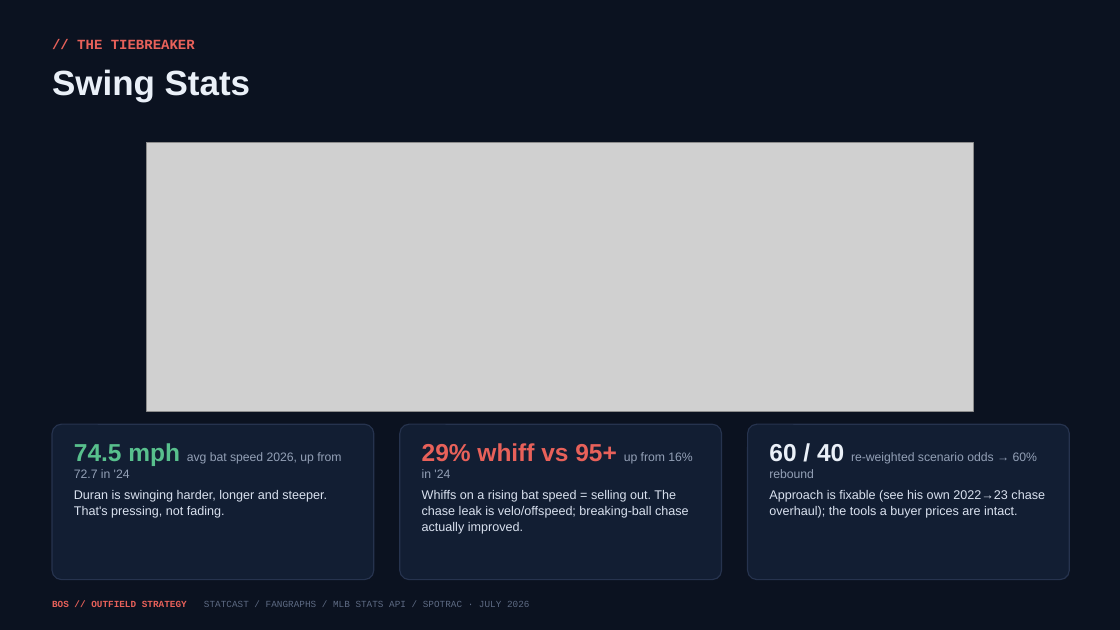
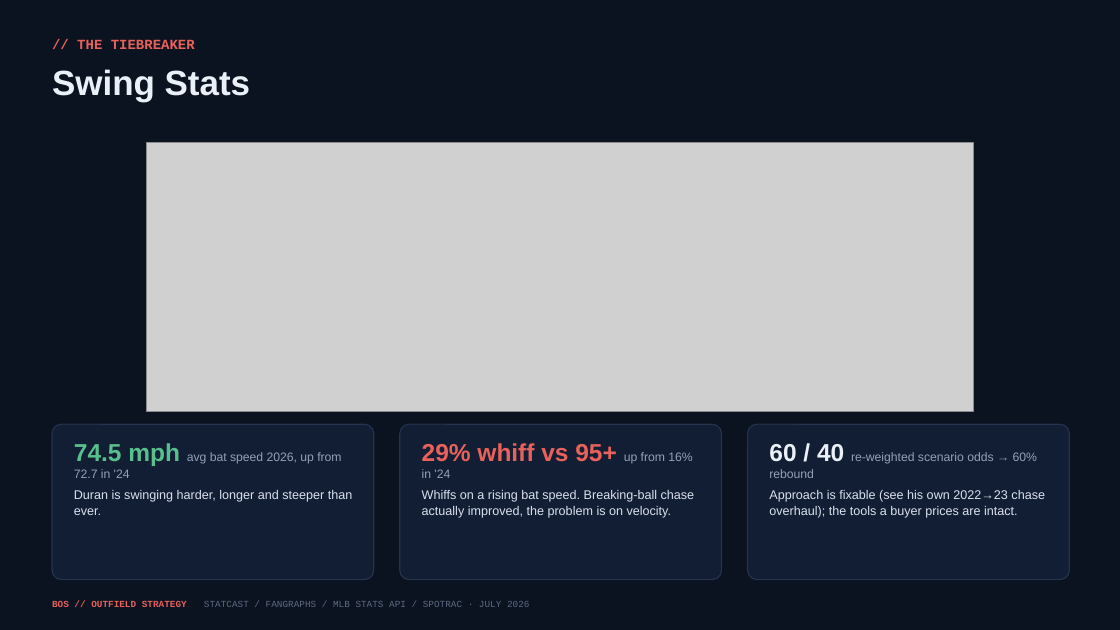
Before and after one commit to justinloo12/jarren-duran-outlier-analysis, a slide deck: slide 8 of outputs/Red_Sox_Trade_Deadline.pptx. Drawn at 1120x630 pixels with LibreOffice and Linux fonts; fonts in the diff are those of the drawing; grey boxes stand for pictures. Boxes give left, top, right and bottom in pixels: in the first picture for what was removed or moved away, otherwise in the second. Text is boxed around its words. In the diff, an @@ line names an element or a change of style, - is before the commit and + after.

```diff
--- a/outputs/Red_Sox_Trade_Deadline.pptx
+++ b/outputs/Red_Sox_Trade_Deadline.pptx
@@ text at bbox=[74, 490, 352, 515]: text changed @@
-Duran is swinging harder, longer and steeper. That's pressing, not fading.
+Duran is swinging harder, longer and steeper than ever.
@@ text at bbox=[422, 490, 695, 518]: text changed @@
-Whiffs on a rising bat speed = selling out. The chase leak is velo/offspeed; breaking-ball chase actually improved.
+Whiffs on a rising bat speed. Breaking-ball chase actually improved, the problem is on velocity.
```
Also in this commit, not shown: 10 other slides changed, 2 slides removed, 26 other files.
